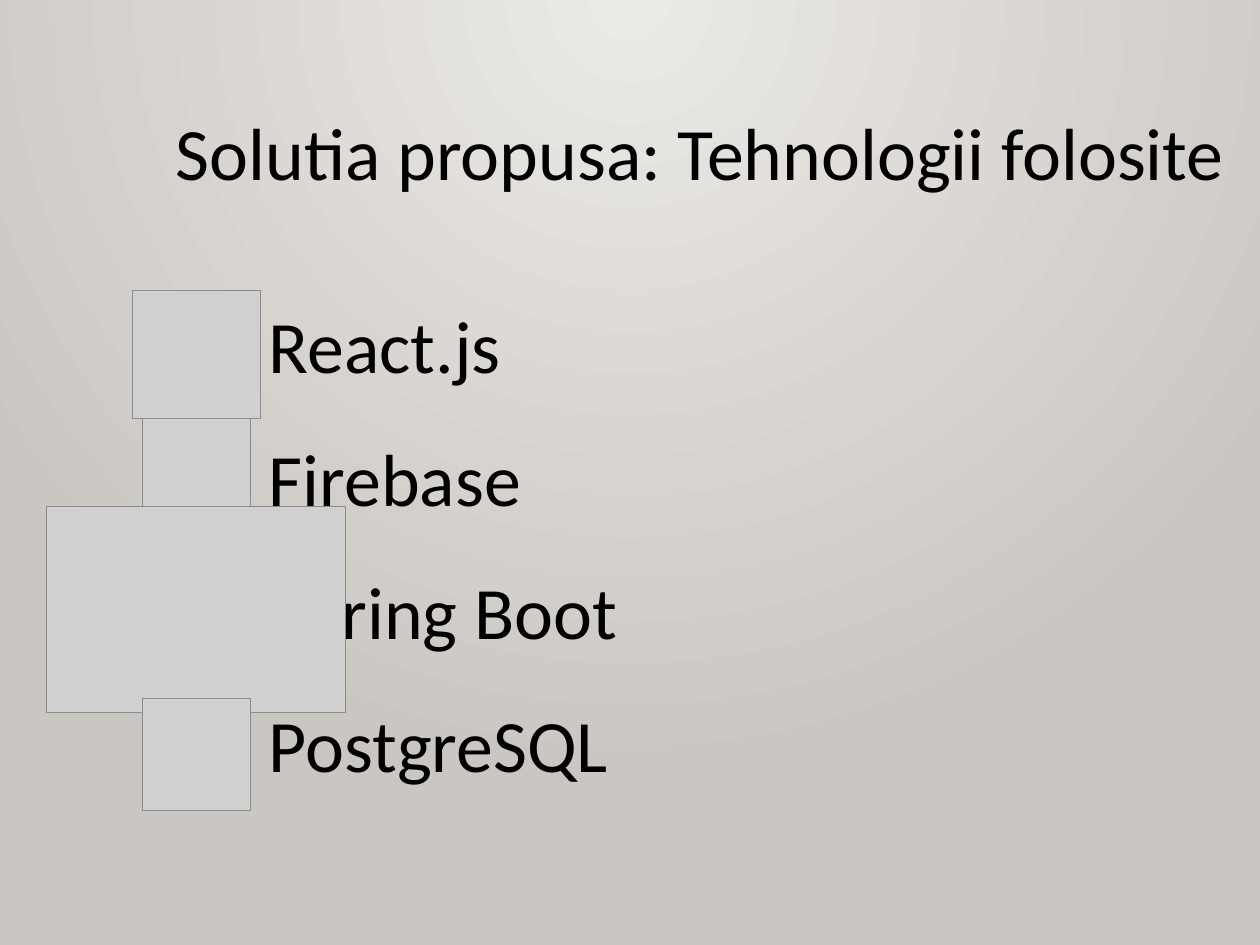
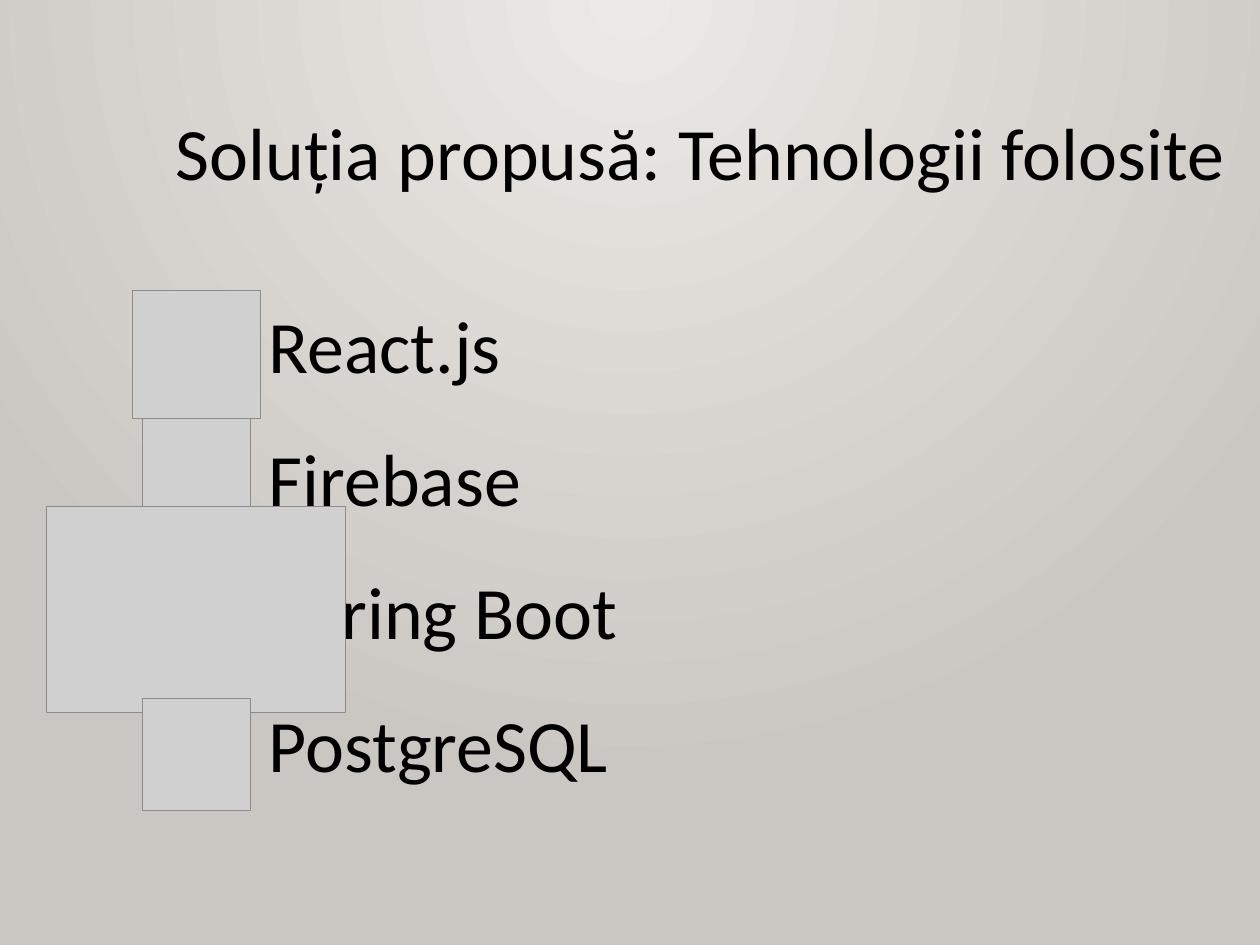
Before and after one commit to AlexandruOlteanu/SwapIt, a slide deck: slide 6 of files/documentation/presentation/Final_Presentation_Alexandru_Olteanu.pptx. Drawn at 1260x945 pixels with LibreOffice and Linux fonts; fonts in the diff are those of the drawing; grey boxes stand for pictures. Boxes give left, top, right and bottom in pixels: in the first picture for what was removed or moved away, otherwise in the second. Text is boxed around its words. In the diff, an @@ line names an element or a change of style, - is before the commit and + after.

```diff
--- a/files/documentation/presentation/Final_Presentation_Alexandru_Olteanu.pptx
+++ b/files/documentation/presentation/Final_Presentation_Alexandru_Olteanu.pptx
@@ text at [176,128,1224,194]: text changed @@
-Solutia propusa: Tehnologii folosite
+Soluția propusă: Tehnologii folosite
```
Also in this commit, not shown: 11 other slides changed, 1 slide added, 1 slide removed.
